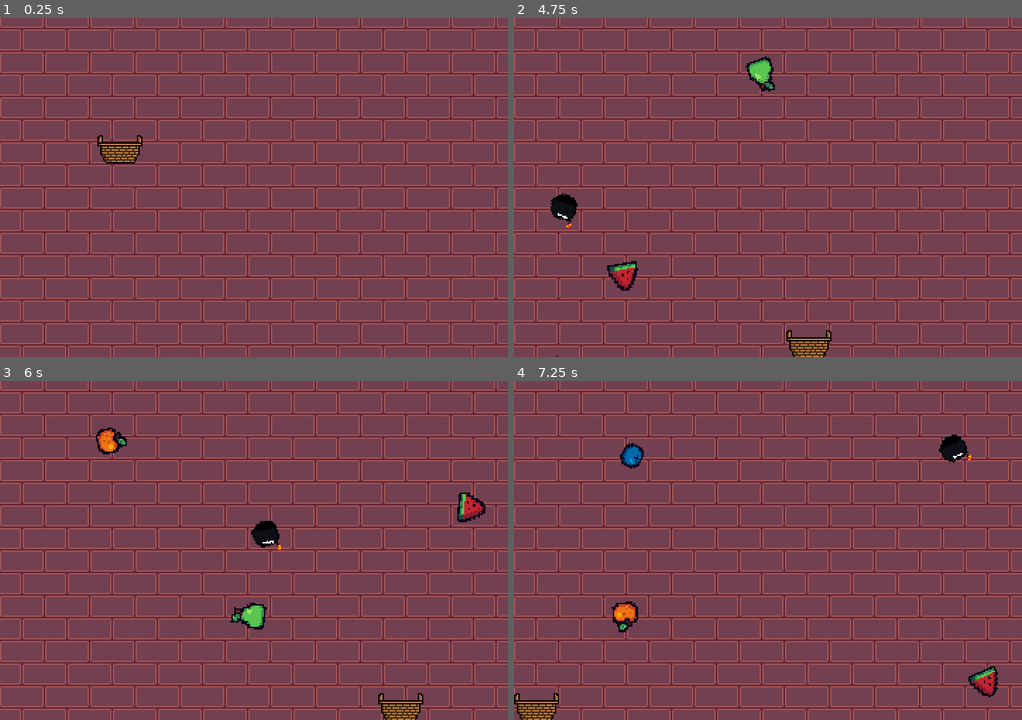
Above: before the commit, frames 1-4 (two rows, left to right).
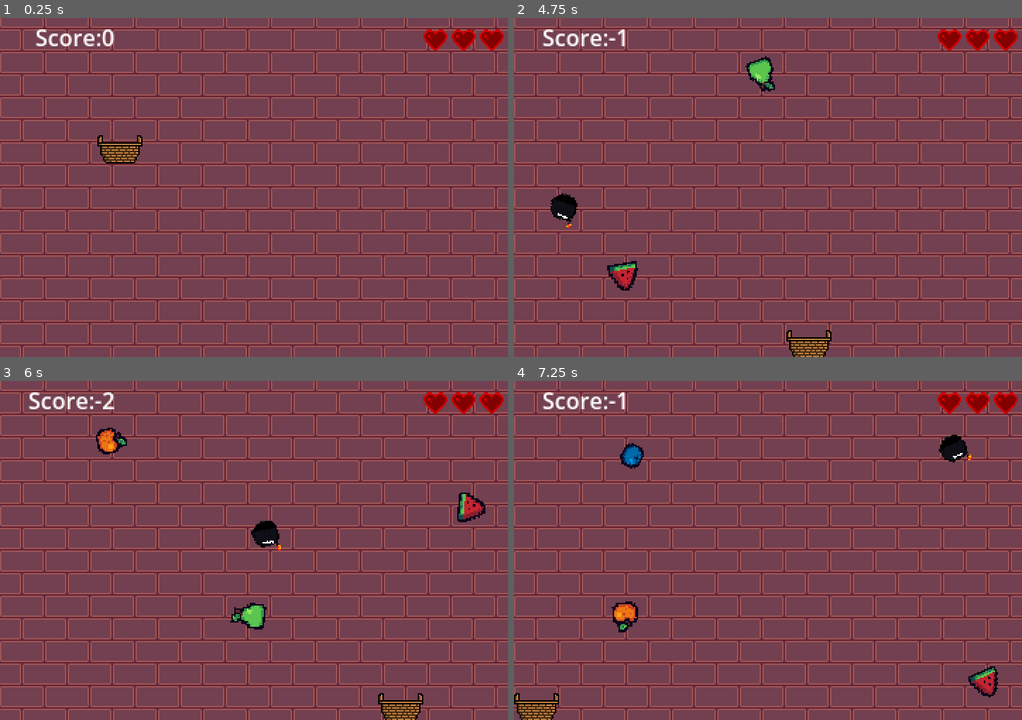
Above: after the commit, the same moments.

Repository: vii-abdullatif/CatchTheFruit
Game: Godot game, scene res://scenes/main.tscn
Same seed, same stepped clock (60 frames per second), same inputs: the game is played once before the commit and once after it.
Inputs (mouse positions are in pixels of both pictures, inside the frame that each line leads up to):
- Up to frame 1 (0.25 s): no input
- Up to frame 2 (4.75 s): tap Enter at 0.5 s; move the mouse to (879, 170) at 0.52 s; hold Right (ui_right) 0.53-2.03 s; tap Alt at 0.6, 2.1, 3.6 s; click (879, 170) at 0.67 s; tap Up at 0.77, 1.52, 3.02, 3.77, 4.52 s; move the mouse to (666, 204) at 1.27 s; tap Shift at 1.35, 2.85, 4.35 s; move the mouse to (818, 112) at 2.02 s; hold Left (ui_left) 2.03-2.78 s; move the mouse to (742, 255) at 2.77 s; hold Right (ui_right) 2.78-4.28 s; click (742, 255) at 2.92 s; move the mouse to (920, 238) at 3.52 s; move the mouse to (615, 136) at 4.27 s; hold Left (ui_left) from 4.28 s (still down)
- Up to frame 3 (6 s): move the mouse to (279, 550) at 5.02 s; release Left (ui_left) at 5.03 s; hold Right (ui_right) 5.03-5.78 s; tap Alt at 5.1 s; click (279, 550) at 5.17 s; move the mouse to (177, 465) at 5.77 s; hold Left (ui_left) from 5.78 s (still down); tap Shift at 5.85 s
- Up to frame 4 (7.25 s): keep holding Left (ui_left); tap Up at 6.02, 6.77 s; move the mouse to (879, 533) at 6.52 s; tap Alt at 6.6 s

The runs differ from the first frame. In frame 1, 1.0% of the frame differs, in the area x 6-100%, y 3-10%; in frame 2, 1.0%; in frame 3, 1.0%; in frame 4, 1.0%.

Commit message:
added score lives and score systems and indicators

Diff:
--- /dev/null
+++ b/globals/global.gd
@@ -0,0 +1,4 @@
+extends Node
+
+var score := 0
+var lives_count := 3
--- a/project.godot
+++ b/project.godot
@@ -14,6 +14,10 @@
 run/main_scene="uid://cvc1mc54sn2im"
 config/features=PackedStringArray("4.6", "GL Compatibility")
 config/icon="res://assets/icon.svg"
+
+[autoload]
+
+Global="*uid://bjex6ovadr5bv"
 
 [display]
 
@@ -40,6 +44,7 @@
 
 Player=""
 Fruits=""
+Bombs=""
 
 [physics]
 
--- /dev/null
+++ b/scenes/UI/ScoreIndicator.tscn
@@ -0,0 +1,12 @@
+[gd_scene format=3 uid="uid://ci0km01nnrpxt"]
+
+[ext_resource type="Script" uid="uid://cd5l7545f7iyv" path="res://scenes/UI/score_indicator.gd" id="1_lhb4m"]
+
+[node name="Label" type="Label" unique_id=685296227]
+anchors_preset = 15
+anchor_right = 1.0
+anchor_bottom = 1.0
+grow_horizontal = 2
+grow_vertical = 2
+text = "0"
+script = ExtResource("1_lhb4m")
--- /dev/null
+++ b/scenes/UI/lives.gd
@@ -0,0 +1,12 @@
+extends Node2D
+
+func _ready() -> void:
+	Global.lives_count = 3
+
+func _physics_process(_delta: float) -> void:
+	if Global.lives_count == 2:
+		$Life3.hide()
+	if Global.lives_count == 1:
+		$Life2.hide()
+	if Global.lives_count == 0:
+		pass
--- /dev/null
+++ b/scenes/UI/lives.tscn
@@ -0,0 +1,22 @@
+[gd_scene format=3 uid="uid://15uc63mf78y3"]
+
+[ext_resource type="Texture2D" uid="uid://ysov1ctim23t" path="res://assets/life1.png" id="1_itngi"]
+[ext_resource type="Script" uid="uid://dyobor5bsve1g" path="res://scenes/UI/lives.gd" id="1_lbenx"]
+
+[sub_resource type="AtlasTexture" id="AtlasTexture_lbenx"]
+atlas = ExtResource("1_itngi")
+region = Rect2(0, 8, 24, 16)
+
+[node name="Lives" type="Node2D" unique_id=1776424092]
+script = ExtResource("1_lbenx")
+
+[node name="Life" type="Sprite2D" parent="." unique_id=1270800501]
+texture = SubResource("AtlasTexture_lbenx")
+
+[node name="Life2" type="Sprite2D" parent="." unique_id=1107574171]
+position = Vector2(20, 0)
+texture = SubResource("AtlasTexture_lbenx")
+
+[node name="Life3" type="Sprite2D" parent="." unique_id=357671711]
+position = Vector2(40, 0)
+texture = SubResource("AtlasTexture_lbenx")
--- /dev/null
+++ b/scenes/UI/score_indicator.gd
@@ -0,0 +1,4 @@
+extends Label
+
+func _process(_delta: float) -> void:
+	self.text = str("Score:", Global.score)
--- a/scenes/bomb.tscn
+++ b/scenes/bomb.tscn
@@ -5,7 +5,7 @@
 
 [sub_resource type="CircleShape2D" id="CircleShape2D_vpdcx"]
 
-[node name="Bomb" type="Area2D" unique_id=864970288]
+[node name="Bomb" type="Area2D" unique_id=864970288 groups=["Bombs"]]
 script = ExtResource("1_vpdcx")
 
 [node name="Sprite2D" type="Sprite2D" parent="." unique_id=1620933222]
--- a/scenes/main.gd
+++ b/scenes/main.gd
@@ -11,3 +11,9 @@
 func _on_bomb_timer_timeout() -> void:
 	var bombs = bombs_scene.instantiate()
 	$Bombs.add_child(bombs)
+
+
+func _on_area_2d_area_entered(area: Area2D) -> void:
+	if area.is_in_group("Fruits"):
+		area.queue_free()
+		Global.score -= 1
--- a/scenes/main.tscn
+++ b/scenes/main.tscn
@@ -3,6 +3,8 @@
 [ext_resource type="Texture2D" uid="uid://b1kvayb8qu5k4" path="res://assets/Tileset_Interior Wood_Gnomenlied.png" id="1_o5qli"]
 [ext_resource type="Script" uid="uid://bspgoxumwu1xj" path="res://scenes/main.gd" id="1_sugp2"]
 [ext_resource type="PackedScene" uid="uid://dqdgmblrd2nca" path="res://scenes/player.tscn" id="2_0wfyh"]
+[ext_resource type="PackedScene" uid="uid://ci0km01nnrpxt" path="res://scenes/UI/ScoreIndicator.tscn" id="4_jyhfs"]
+[ext_resource type="PackedScene" uid="uid://15uc63mf78y3" path="res://scenes/UI/lives.tscn" id="5_tbgi4"]
 
 [sub_resource type="TileSetAtlasSource" id="TileSetAtlasSource_0wfyh"]
 texture = ExtResource("1_o5qli")
@@ -17,6 +19,10 @@
 
 [sub_resource type="RectangleShape2D" id="RectangleShape2D_0wfyh"]
 size = Vector2(20, 482)
+
+[sub_resource type="SegmentShape2D" id="SegmentShape2D_jyhfs"]
+a = Vector2(360, 0)
+b = Vector2(0, 0)
 
 [node name="Main" type="Node2D" unique_id=1103053908]
 script = ExtResource("1_sugp2")
@@ -61,5 +67,27 @@
 wait_time = 1.5
 autostart = true
 
+[node name="Label" parent="." unique_id=685296227 instance=ExtResource("4_jyhfs")]
+anchors_preset = 1
+anchor_left = 1.0
+anchor_bottom = 0.0
+offset_left = 72.0
+offset_top = 2.0
+offset_right = 82.0
+offset_bottom = 25.0
+grow_horizontal = 0
+grow_vertical = 1
+
+[node name="Area2D" type="Area2D" parent="." unique_id=679929056]
+
+[node name="CollisionShape2D" type="CollisionShape2D" parent="Area2D" unique_id=910062179]
+position = Vector2(1, 258)
+shape = SubResource("SegmentShape2D_jyhfs")
+debug_color = Color(0.94372493, 9.337366e-06, 0.6025717, 0.41960785)
+
+[node name="Lives" parent="." unique_id=1776424092 instance=ExtResource("5_tbgi4")]
+position = Vector2(308, 16)
+
 [connection signal="timeout" from="Timer" to="." method="_on_timer_timeout"]
 [connection signal="timeout" from="BombTimer" to="." method="_on_bomb_timer_timeout"]
+[connection signal="area_entered" from="Area2D" to="." method="_on_area_2d_area_entered"]
--- a/scenes/player.gd
+++ b/scenes/player.gd
@@ -12,8 +12,11 @@
 		velocity.x = move_toward(velocity.x, 0, SPEED)
 	move_and_slide()
 
-
-
 func _on_area_2d_area_entered(area: Area2D) -> void:
 	if area.is_in_group("Fruits"):
 		area.queue_free()
+		Global.score += 1
+	elif area.is_in_group("Bombs"):
+		print("got bombed")
+		area.queue_free()
+		Global.lives_count -= 1
--- a/scenes/player.tscn
+++ b/scenes/player.tscn
@@ -22,3 +22,4 @@
 shape = SubResource("RectangleShape2D_g2brh")
 
 [connection signal="area_entered" from="Area2D" to="." method="_on_area_2d_area_entered"]
+[connection signal="area_entered" from="Area2D" to="." method="_on_bomb_entered"]
Binary file added: assets/life1.png
Not shown, added: assets/life1.png.import
Not shown, added: globals/global.gd.uid
Not shown, added: scenes/UI/lives.gd.uid
Not shown, added: scenes/UI/score_indicator.gd.uid
